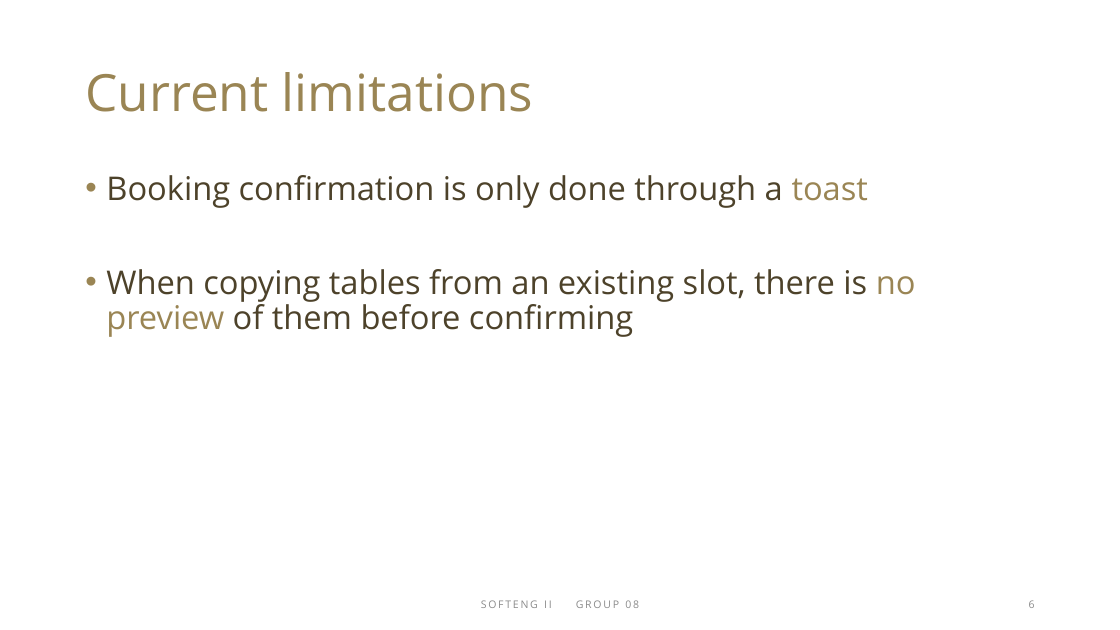
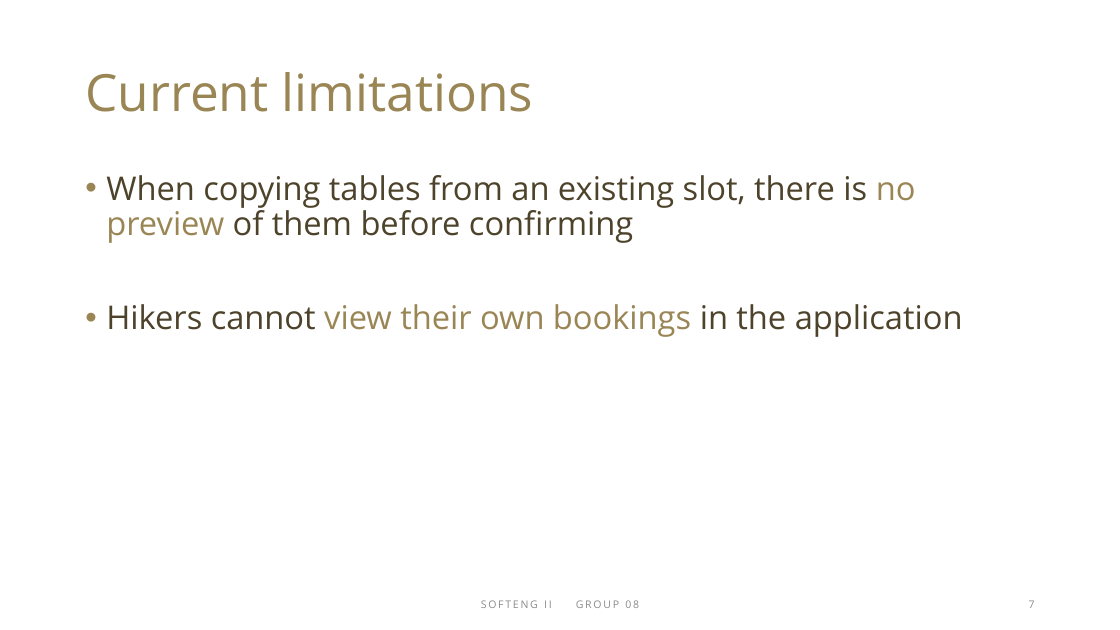
Before and after one commit to SE2-Team8/Mountain-Hut, a slide deck: slide 7 of docs/increment_01_presentation.pptx (slide 6 before the commit). Drawn at 1120x630 pixels with LibreOffice and Linux fonts; fonts in the diff are those of the drawing. Boxes give left, top, right and bottom in pixels: in the first picture for what was removed or moved away, otherwise in the second. Text is boxed around its words. In the diff, an @@ line names an element or a change of style, - is before the commit and + after.

```diff
--- a/docs/increment_01_presentation.pptx
+++ b/docs/increment_01_presentation.pptx
@@ text at box(106, 175, 868, 208): paragraph removed @@
-• Booking confirmation is only done through a toast
@@ text at box(106, 304, 963, 337): paragraph added @@
+• Hikers cannot view their own bookings in the application
@@ page number at box(1029, 600, 1035, 608): text changed @@
-6
+7
```
Also in this commit, not shown: 1 other slide changed, 1 slide added.
